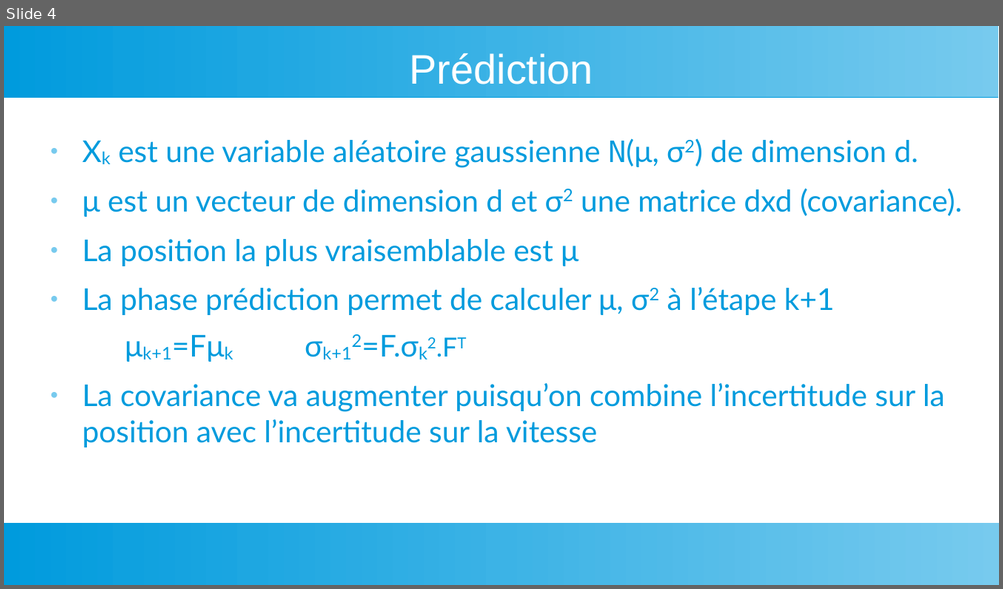
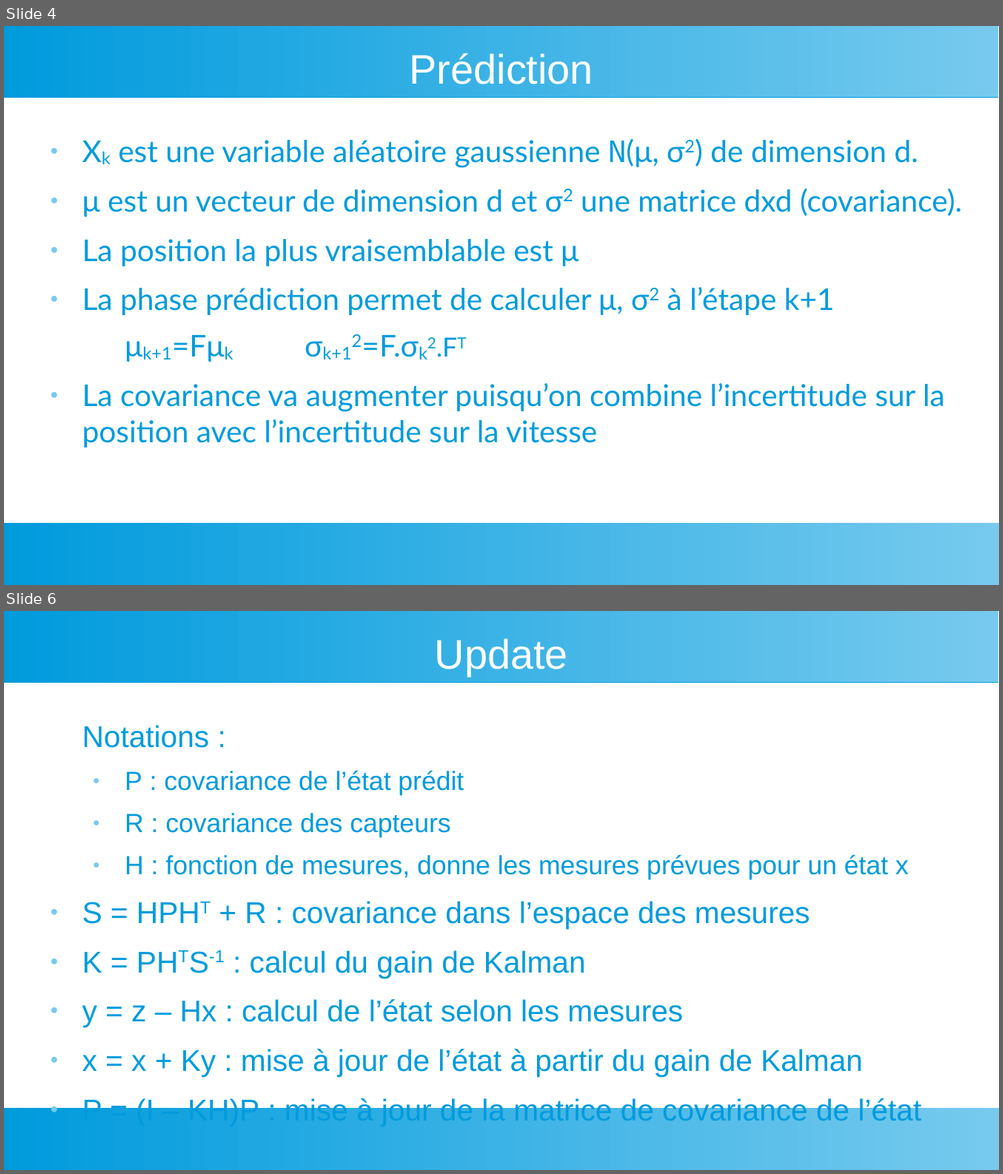
Before and after one commit to LaFabrickMassy/Projet-Fablab, a slide deck: Robotique/Micromouse/Documents/Micromouse -6-Filtre Kalman.odp. Shown one above the other, each under a label of ours: slide 4 before the commit, slides 4 and 6 after it; the slides between them are not shown. The pictures are 1003x589 and 1003x1174 pixels, drawn with LibreOffice and Linux fonts; fonts in the diff are those of the drawing. Boxes give left, top, right and bottom in pixels: in the first picture for what was removed or moved away, otherwise in the second. Text is boxed around its words. In the diff, an @@ line names an element or a change of style, - is before the commit and + after.

```diff
--- a/Robotique/Micromouse/Documents/Micromouse -6-Filtre Kalman.odp
+++ b/Robotique/Micromouse/Documents/Micromouse -6-Filtre Kalman.odp
@@ slide 6 added at (x1=4, y1=611, x2=999, y2=1170), background #FFFFFF; not listed: 2 template elements that a slide beside it also shows @@
@@ title added at (x1=435, y1=638, x2=568, y2=676), 33 pt, text #FFFFFF @@
+Update
@@ text added at (x1=82, y1=725, x2=922, y2=1127), 24 pt, text #009BDD @@
+Notations :
+  ● P : covariance de l’état prédit
+  ● R : covariance des capteurs
+  ● H : fonction de mesures, donne les mesures prévues pour un état x
+● S = HPHT + R : covariance dans l’espace des mesures
+● K = PHTS-1 : calcul du gain de Kalman
+● y = z – Hx : calcul de l’état selon les mesures
+● x = x + Ky : mise à jour de l’état à partir du gain de Kalman
+● P = (I – KH)P : mise à jour de la matrice de covariance de l’état
```
Also in this commit, not shown: 1 slide changed, 1 other slide added, 1 slide removed.
